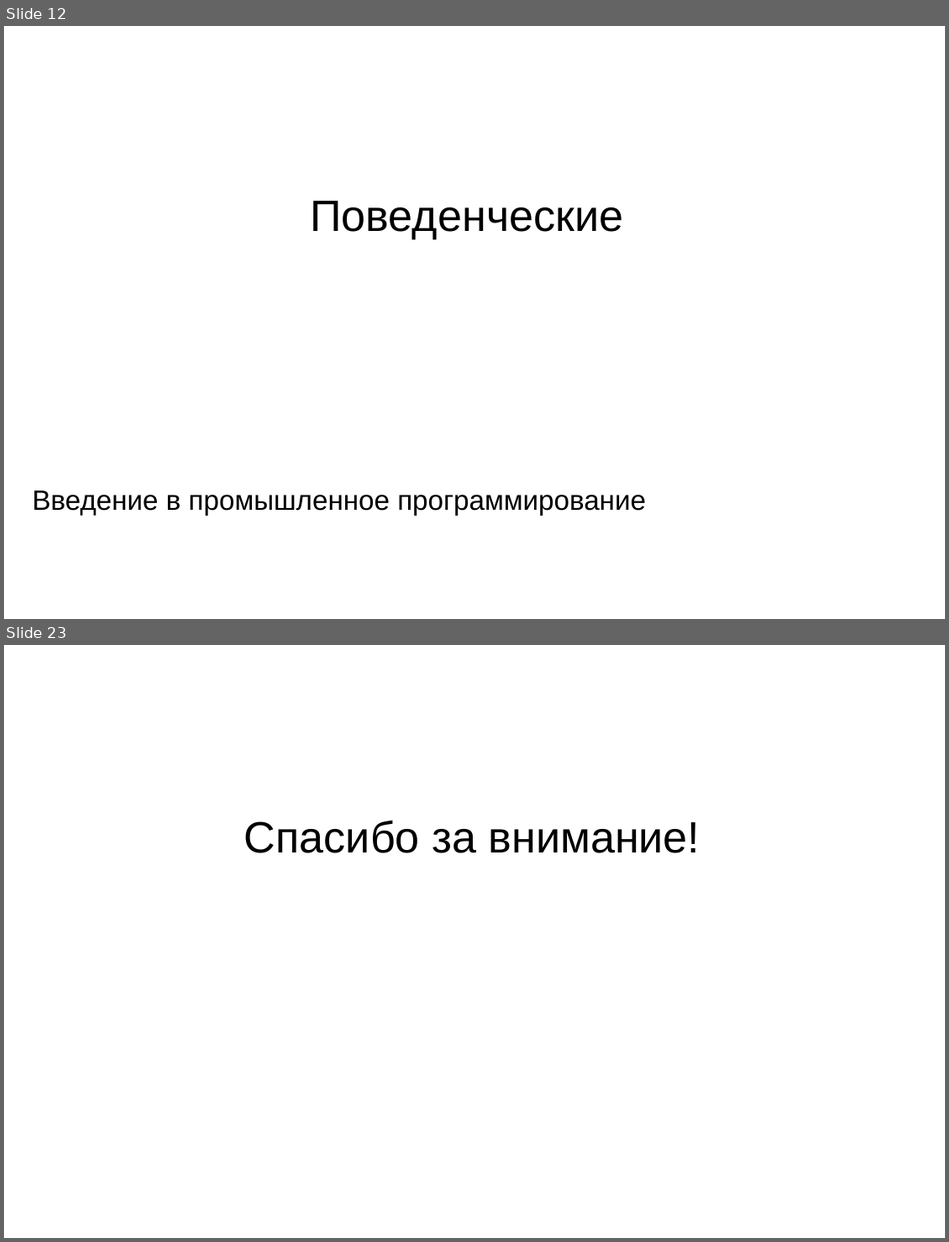
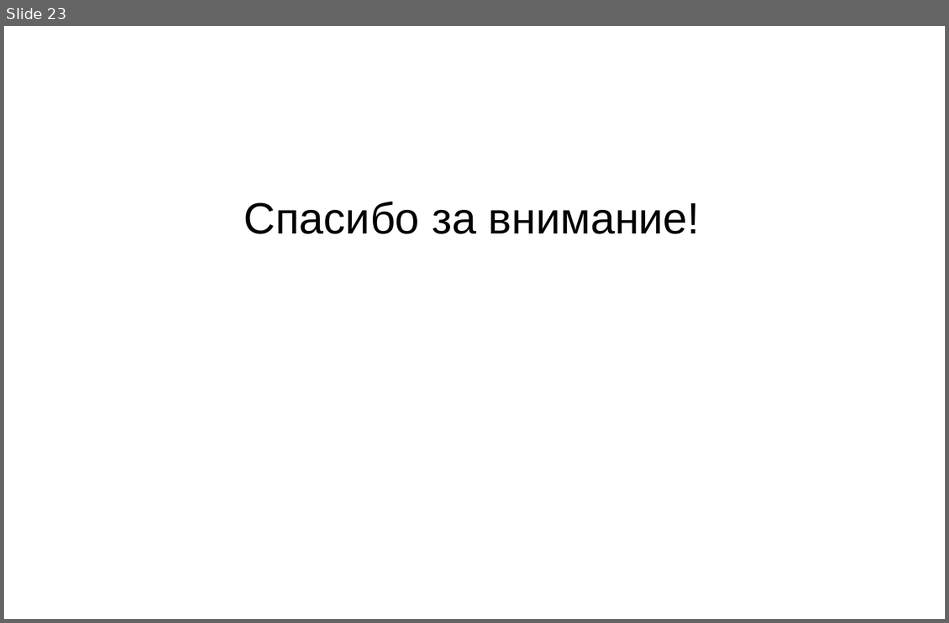
Before and after one commit to PeshekhonovK/ExampleSolution, a slide deck: docs/ЛЭТИ ВвПП 2020.3.pptx. Shown one above the other, each under a label of ours: slides 12 and 23 before the commit, slide 23 after it; the slides between them are not shown. The pictures are 949x1242 and 949x623 pixels, drawn with LibreOffice and Linux fonts; fonts in the diff are those of the drawing; background and template pictures are left out. Boxes give left, top, right and bottom in pixels: in the first picture for what was removed or moved away, otherwise in the second. Text is boxed around its words. In the diff, an @@ line names an element or a change of style, - is before the commit and + after.

```diff
--- a/docs/ЛЭТИ ВвПП 2020.3.pptx
+++ b/docs/ЛЭТИ ВвПП 2020.3.pptx
@@ slide 12 removed at [4,26,945,619], background picture (left out) @@
@@ text removed at [310,201,623,239] @@
-Поведенческие
@@ text removed at [33,491,646,515] @@
-Введение в промышленное программирование
```
Also in this commit, not shown: 12 slides changed, 9 slides added, 8 other slides removed, 2 other files.
